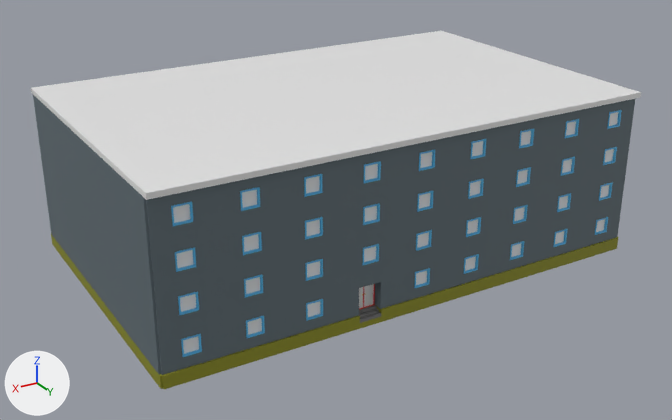
A saved change to the FBX model OSB3D/Assets/Prefabs/Import/Buildings/BR40_F04_01.fbx.
One viewpoint serves both versions: a camera (50 mm lens) standing at (28.48, 100.34, 33.39) and looking at (-7.03, 41.16, 3.8). Every picture has the same lights, and +X, +Y and +Z are marked at lower left. Where no turn or scale is listed for an object, it has been applied to the vertices. Vertices at the same position are counted once.

Objects in the first picture: 'BR40_F04_01'.
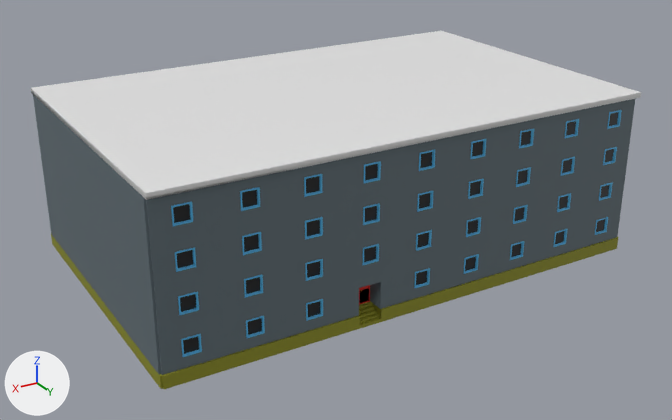
The change in detail:
Material 'WindowGlass.006' (mat_windowglass_006) changes colour from white #e7e7e7 to black #191919; in linear values from (0.8, 0.8, 0.8) to (0.00945, 0.00945, 0.00945).
me_cube_018 is used by ob_br40_f04_01; location (-7.5, 40.0, 7.0).
me_cube_018 had 1743 vertices, 1438 faces and spanned x -20.0..20.0, y -12.8..12.8, z -7.0..6.4.
me_cube_018 now has 1723 vertices, 1408 faces and spans x -20.0..20.0, y -12.8..12.8, z -7.0..6.4.
Part 1, on me_cube_018:
69 vertices are removed from x 3.5..19.9, y -12.4..12.5, z -6.6..-3.9.
75 faces are deleted.
8 vertices in x 3.5..5.3, y 11.4..11.5, z -6.1..-3.9 move by (0.0, -0.6, 0.0).
3 vertices move from x 3.5..5.3, y 12.3..12.5, z -6.6..-6.1 to x 3.5..5.3, y 12.2..12.3, z -6.8..-6.6.
27 vertices are added at x 3.5..5.3, y 10.8..12.5, z -6.8..-3.9.
12 new vertices lie (1.8, 0.0, 0.0) away from vertices in x 3.5, y 11.0..12.5, z -6.8..-3.9.
10 new vertices lie (0.0, 0.0, 2.1) away from vertices in x 3.6..5.3, y 11.0, z -6.0.
4 new faces join them, mat_facade_006 (dark blue #5e6b72).
16 new faces join them, mat_slab_006 (yellow #8a8a1b).
21 new faces join them, mat_door_006 (red #e71c1b).
4 new faces join them, mat_windowglass_006 (black #191919).
me_cube_018 no longer uses material mat_doorpanel_006 (white #e7e7e7).
me_cube_018 no longer uses material mat_stair_006 (grey #727272).

What differs and where, as boxes [x1, y1, x2, y2] in the pictures (672 x 420 px):
'BR40_F04_01', recoloured, reshaped (grey to black)
    both: [31, 31, 641, 389]
part 1 of me_cube_018, cut back
    both: [146, 99, 633, 389]
